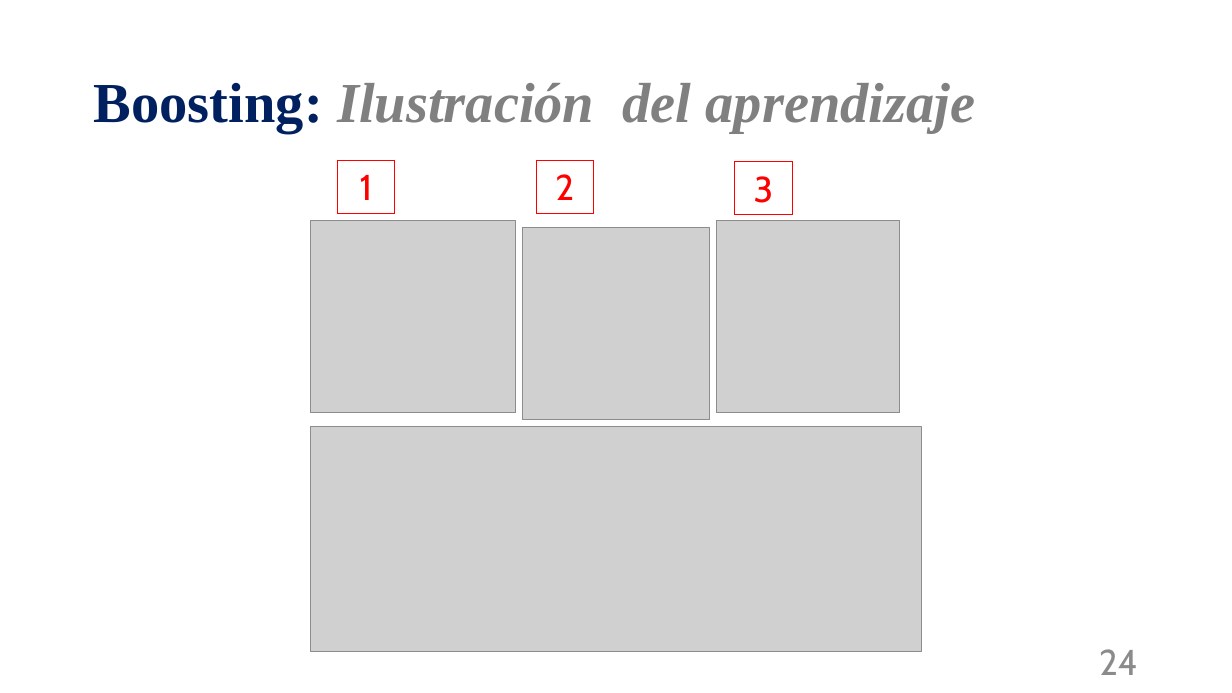
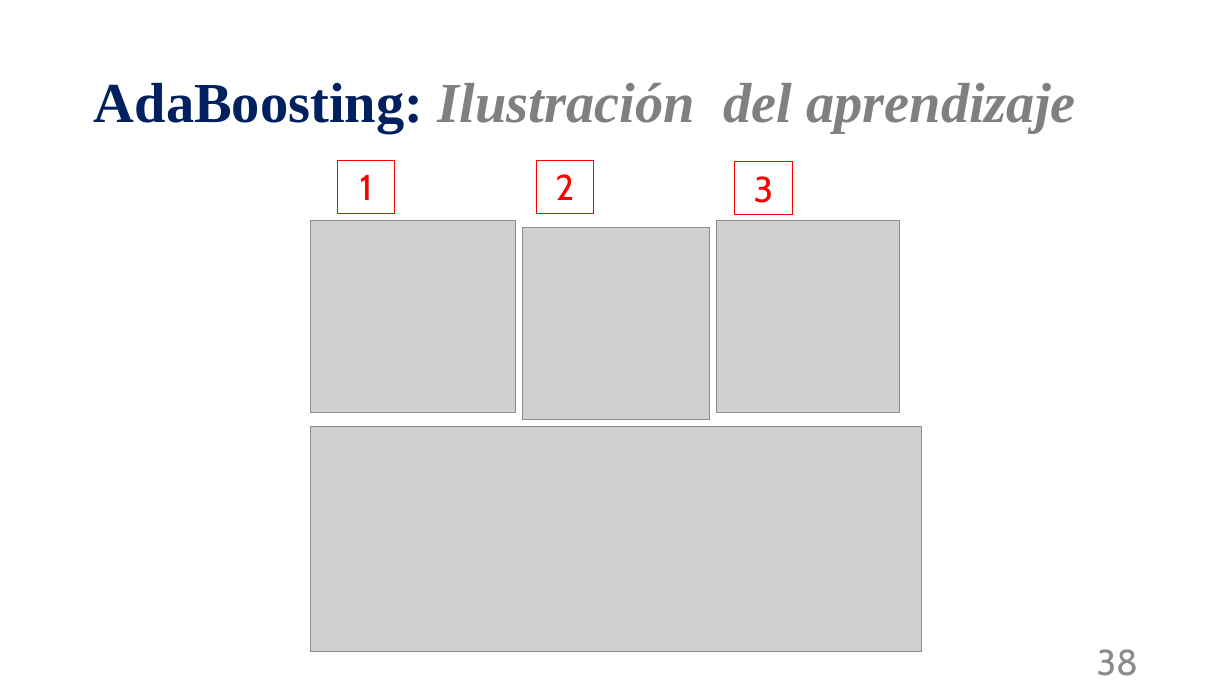
Before and after one commit to mnromero/BigData_UBA_2025_S2, a slide deck: slide 38 of Clase 08 CART y Metodos de Ensamble/C08_P2_Metodos de Ensamble.pptx (slide 24 before the commit). Drawn at 1232x693 pixels with LibreOffice and Linux fonts; fonts in the diff are those of the drawing; grey boxes stand for pictures. Boxes give left, top, right and bottom in pixels: in the first picture for what was removed or moved away, otherwise in the second. Text is boxed around its words. In the diff, an @@ line names an element or a change of style, - is before the commit and + after.

```diff
--- a/Clase 08 CART y Metodos de Ensamble/C08_P2_Metodos de Ensamble.pptx
+++ b/Clase 08 CART y Metodos de Ensamble/C08_P2_Metodos de Ensamble.pptx
@@ title at box(94, 82, 1076, 133): text changed @@
-Boosting: Ilustración del aprendizaje
+AdaBoosting: Ilustración del aprendizaje
@@ page number at box(1097, 649, 1139, 676): text changed @@
-24
+38
```
Also in this commit, not shown: 2 other slides changed, 1 slide added.
